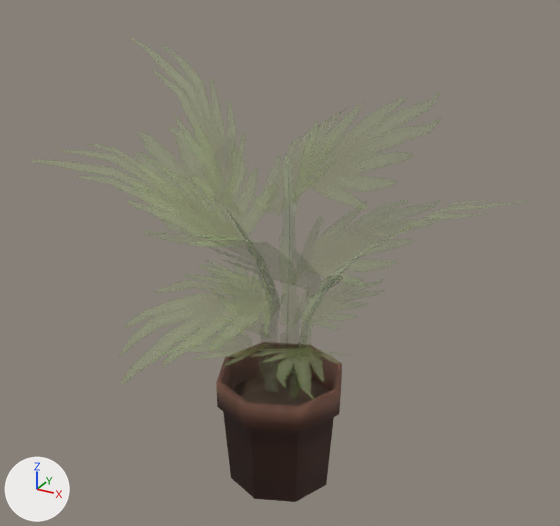
The FBX model gj-vln-2020/Assets/Toon Furniture/Models/House_Plant_1_1.fbx, before and after one commit.
One viewpoint serves both versions: a 50 mm camera at (4.47, -8.14, 7.38) aimed at (-0.27, 0.48, 3.07). Arrows for +X, +Y and +Z are at lower left; the lights stay in place. Where no turn or scale is listed for an object, it has been applied to the vertices.
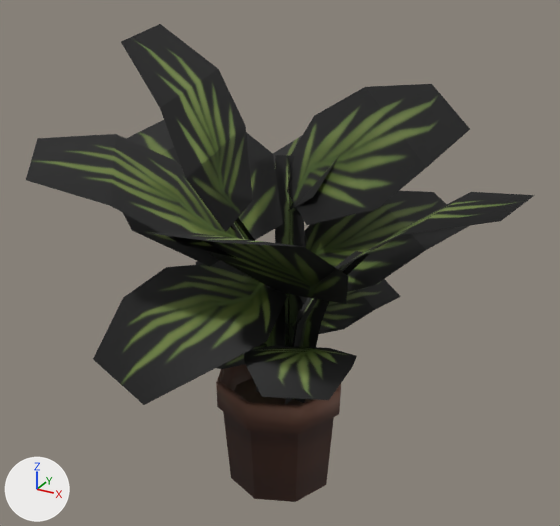
Boxes (x1, y1, x2, y2) around the edits, measured in the pictures (560 x 526 px):
'Plane.001', surface changed (grey to green): (26, 24, 534, 405) in both

What changed in the scene script:
```text
Change img_houseplant_1_1_png:
    img_houseplant_1_1_png: load_image('HousePlant_1_1.png', '../Textures/HousePlant_1_1.png', 150, 300, 'Non-Color') -> load_image('HousePlant_1_1.png', '../Textures/HousePlant_1_1.png', 150, 300, 'sRGB')
Change mat_material_001:
    remove n3 = _N.new('ShaderNodeTexImage'); n3.name = 'Image Texture.001'
    remove n3.image = img_houseplant_1_1_png
    remove n4 = _N.new('ShaderNodeTexImage'); n4.name = 'Image Texture.002'
    remove n4.image = img_houseplant_1_1_png
    where n0 = _N.new('ShaderNodeBsdfPrincipled'); n0.name = 'Principled BSDF'
    remove _L.new(n3.outputs[0], n0.inputs[18])  # 'Color' to 'Transmission Weight'
    remove _L.new(n4.outputs[0], n0.inputs[4])  # 'Color' to 'Alpha'
```
